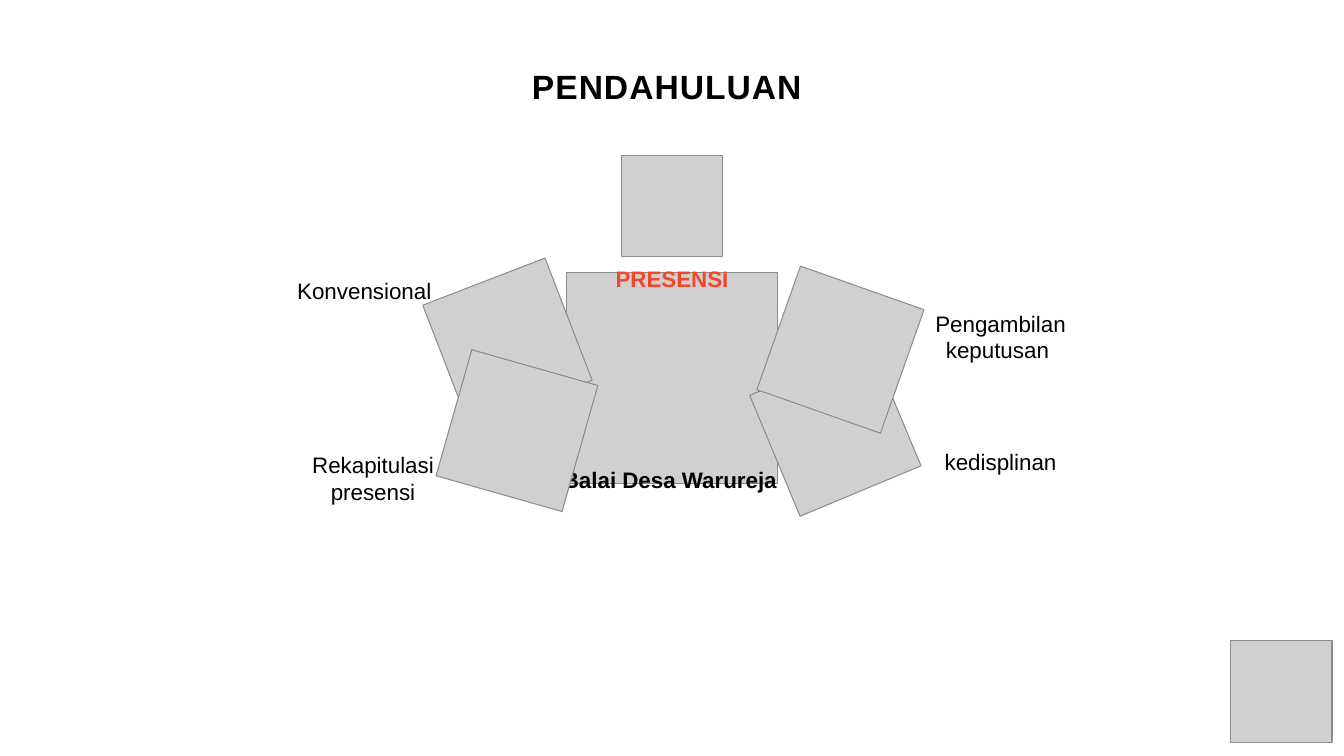
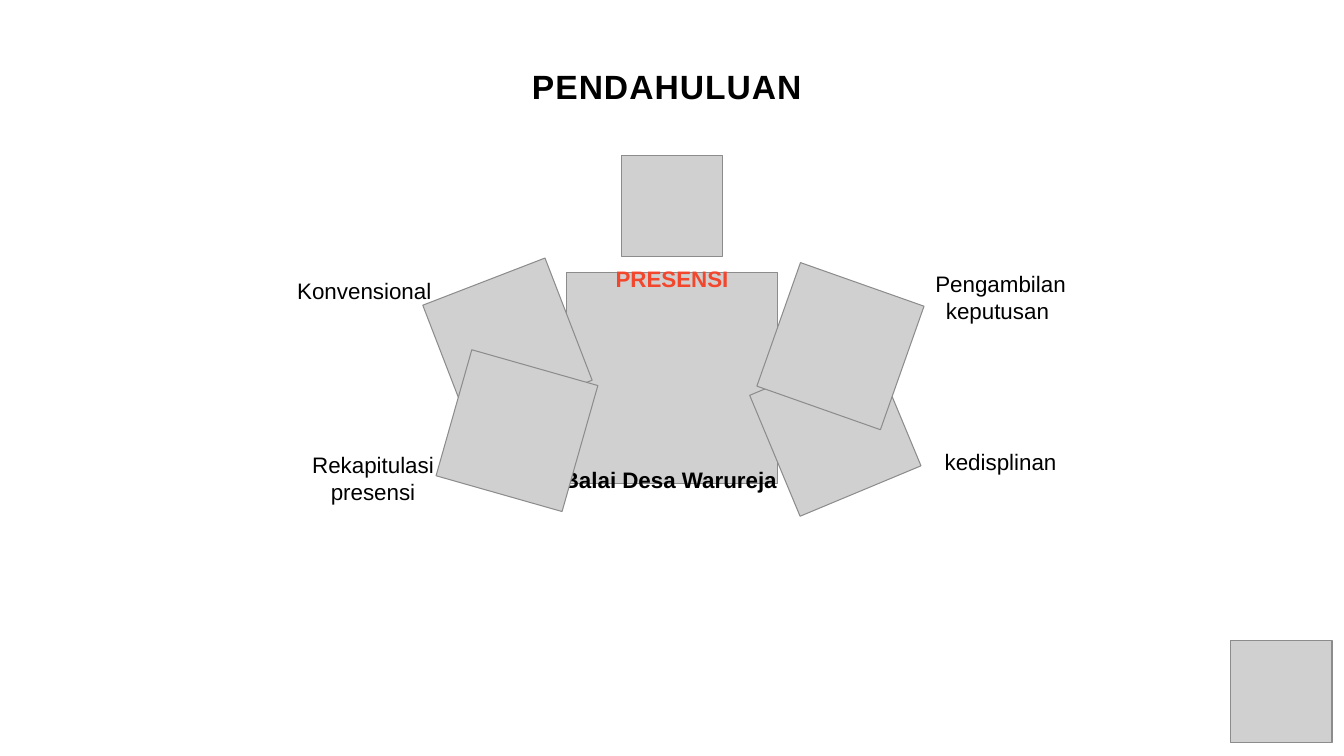
Before and after one commit to gunadermawan/skripsi, a slide deck: slide 2 of dokumen/ppt_skripsi.pptx. Drawn at 1344x756 pixels with LibreOffice and Linux fonts; fonts in the diff are those of the drawing; grey boxes stand for pictures. Boxes give left, top, right and bottom in pixels: in the first picture for what was removed or moved away, otherwise in the second. Text is boxed around its words. In the diff, an @@ line names an element or a change of style, - is before the commit and + after.

Commit message:
prepare sidang
- membuat folder sidang skripsi
- formating skripsi
- membuat ppt

```diff
--- a/dokumen/ppt_skripsi.pptx
+++ b/dokumen/ppt_skripsi.pptx
@@ picture: place and size @@
-picture at (757,266,924,433)
+picture at (757,262,924,429)
@@ text "Pengambilan keputusan": place and size @@
-text "Pengambilan keputusan" at (935,315,1065,363)
+text "Pengambilan keputusan" at (935,275,1065,324)
```
Also in this commit, not shown: 6 other files.
